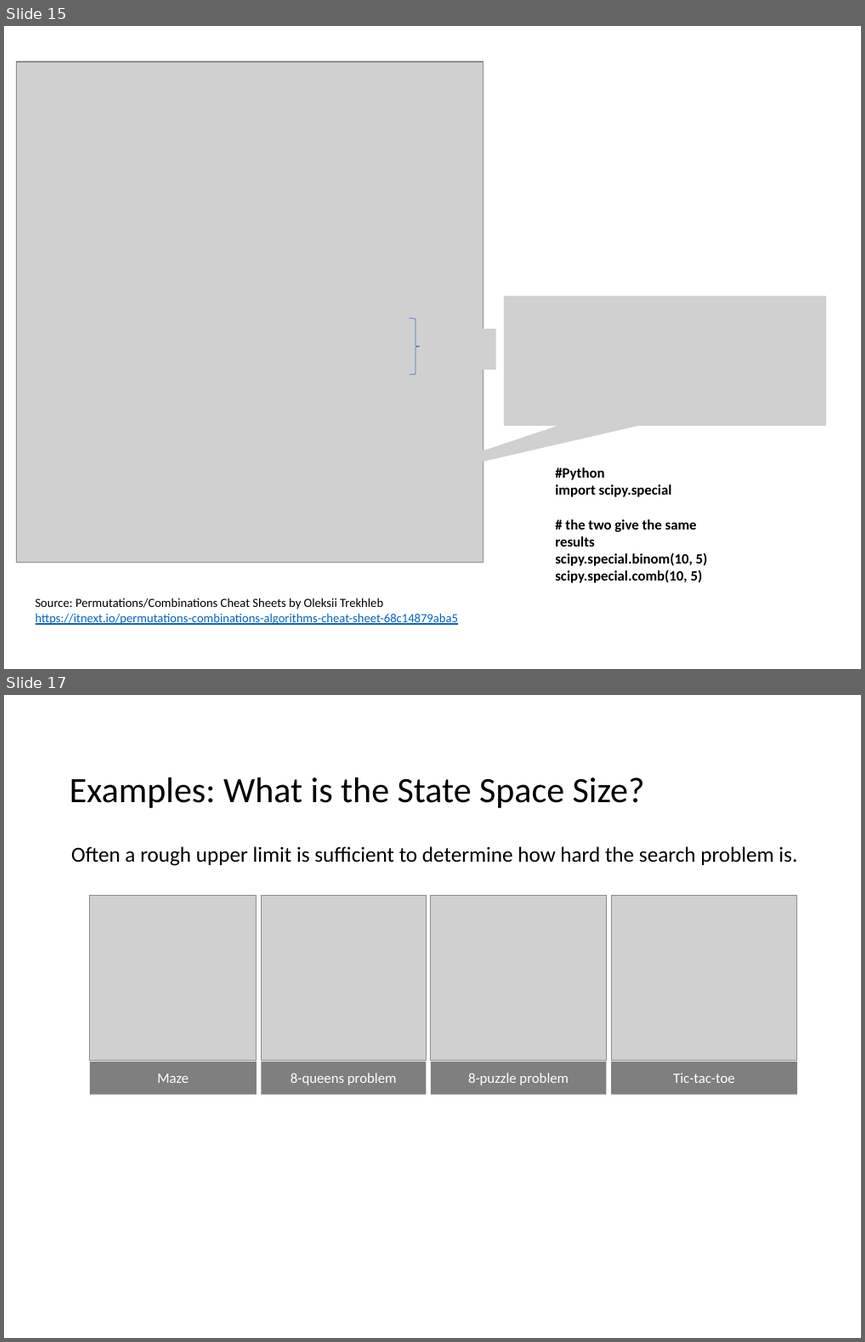
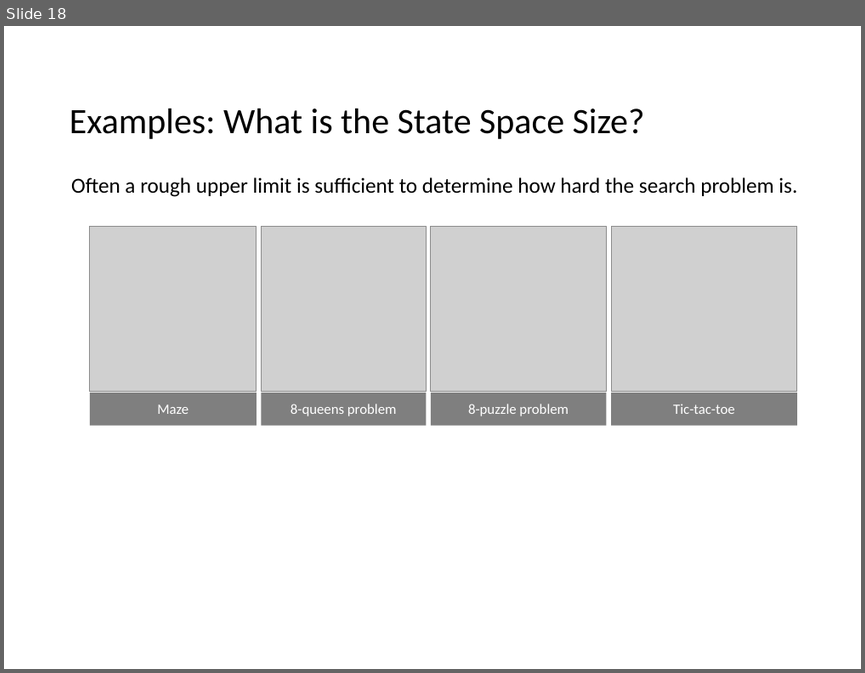
Before and after one commit to mhahsler/CS7320-AI, a slide deck: slides/03_search_discussion.pptx. Shown one above the other, each under a label of ours: slides 15 and 17 before the commit, slide 18 after it; the slides between them are not shown. The pictures are 865x1342 and 865x673 pixels, drawn with LibreOffice and Linux fonts; fonts in the diff are those of the drawing; grey boxes stand for pictures. Boxes give left, top, right and bottom in pixels: in the first picture for what was removed or moved away, otherwise in the second. Text is boxed around its words. In the diff, an @@ line names an element or a change of style, - is before the commit and + after.

```diff
--- a/slides/03_search_discussion.pptx
+++ b/slides/03_search_discussion.pptx
@@ slide 15 removed at box(4, 26, 861, 669), background #FFFFFF @@
@@ picture removed at box(17, 62, 483, 562) @@
@@ picture removed at box(504, 296, 826, 426) @@
@@ right brace removed at box(409, 318, 422, 374) @@
@@ picture removed at box(420, 329, 496, 369) @@
@@ text removed at box(555, 467, 708, 583) @@
-#Python
-import scipy.special
-# the two give the same results
-scipy.special.binom(10, 5)
-scipy.special.comb(10, 5)
@@ text removed at box(35, 597, 458, 624) @@
-Source: Permutations/Combinations Cheat Sheets by Oleksii Trekhleb
-https://itnext.io/permutations-combinations-algorithms-cheat-sheet-68c14879aba5
@@ what was slide 17 is now slide 18 @@
```
Also in this commit, not shown: 10 slides changed, 6 slides added, 3 other slides removed, 1 other file.
